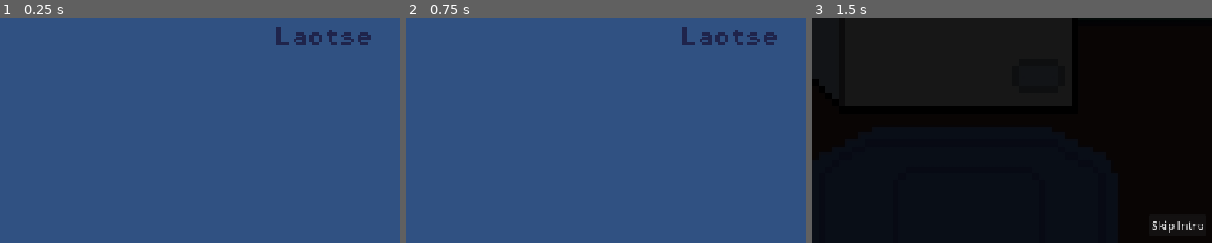
Above: before the commit, frames 1-3 (left to right).
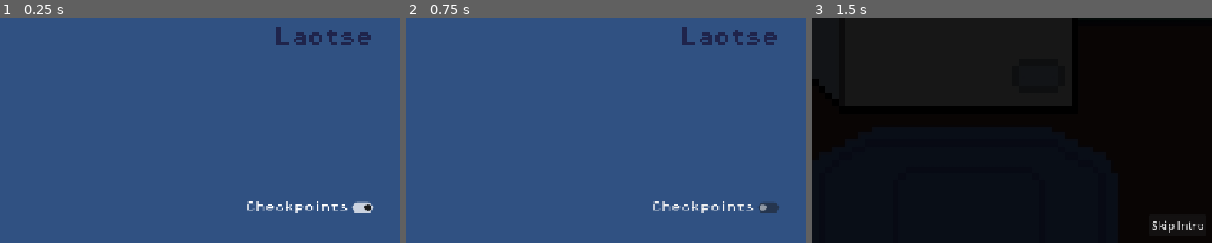
Above: after the commit, the same moments.

Repository: mps2209/slingsock
Game: Godot game, scene res://scenes/start_screen.tscn
Same seed, same stepped clock (60 frames per second), same inputs: the game is played once before the commit and once after it. Sound files missing from this copy of the repository are replaced by a short silence.
Inputs (mouse positions are % of the whole screen's width and height, from its top left):
- Up to frame 1 (0.25 s): no input
- Up to frame 2 (0.75 s): click (89, 92) at 0.5 s, where only the run after the commit has a clickable "Checkpoints"
- Up to frame 3 (1.5 s): click "Start" at 1.25 s
The pictures show only the part of the screen within x 50-100%, y 50-100%; the shares and areas given below are measured in that part.

The runs differ from the first frame. In frame 1, 0.7% of the frame differs, in the area x 61-94%, y 81-87%; in frame 2, 0.7%; in frame 3, nothing differs.

Commit message:
added checkpoints

Diff:
--- /dev/null
+++ b/GameManager.gd
@@ -0,0 +1,13 @@
+extends Node
+
+var spawn:Vector2
+var enableCheckpoints=true
+
+# Called when the node enters the scene tree for the first time.
+func _ready() -> void:
+	pass # Replace with function body.
+
+
+# Called every frame. 'delta' is the elapsed time since the previous frame.
+func _process(delta: float) -> void:
+	pass
--- a/project.godot
+++ b/project.godot
@@ -18,6 +18,10 @@
 run/main_scene="uid://01j64legloym"
 config/features=PackedStringArray("4.6", "Mobile")
 config/icon="res://icon.svg"
+
+[autoload]
+
+GameManager="*uid://cbphjk8h076ap"
 
 [display]
 
--- /dev/null
+++ b/scenes/Checkpoint.gd
@@ -0,0 +1,23 @@
+extends Area2D
+@export var activeColor:Color
+@onready var animation_player: AnimationPlayer = $AnimationPlayer
+var active=false
+# Called when the node enters the scene tree for the first time.
+func _ready() -> void:
+	if !GameManager.enableCheckpoints:
+		visible=false
+	animation_player.play("idle") # Replace with function body.
+
+
+# Called every frame. 'delta' is the elapsed time since the previous frame.
+func _process(delta: float) -> void:
+	pass
+
+
+func _on_body_entered(body: Node2D) -> void:
+	if body is Player and GameManager.enableCheckpoints:
+		GameManager.spawn=position
+		modulate=activeColor
+		active=true
+		animation_player.stop()
+		pass # Replace with function body.
--- a/scenes/Level1.tscn
+++ b/scenes/Level1.tscn
@@ -11,6 +11,7 @@
 [ext_resource type="Texture2D" uid="uid://dxc1ufg08ktbv" path="res://assets/Sock Burger Menu Pressed.png" id="8_av1gt"]
 [ext_resource type="Texture2D" uid="uid://cy2vku5ue0yx" path="res://assets/Sock Burger Menu Hover.png" id="9_r7dij"]
 [ext_resource type="FontFile" uid="uid://dyorkfbk7hvmp" path="res://assets/fonts/PixelOperator8.ttf" id="11_4dyl1"]
+[ext_resource type="PackedScene" uid="uid://dbcewi4vrgs3n" path="res://scenes/checkpoint.tscn" id="12_jxjwb"]
 
 [sub_resource type="Animation" id="Animation_ya4ey"]
 length = 0.001
@@ -128,6 +129,12 @@
 text = "Click and drag to draw back the Slingsock.
 Release to fire."
 
+[node name="Checkpoint" parent="." unique_id=1448661987 instance=ExtResource("12_jxjwb")]
+position = Vector2(-807, -94)
+
+[node name="CollisionPolygon2D" type="CollisionPolygon2D" parent="Checkpoint" unique_id=571788765]
+polygon = PackedVector2Array(-101, 116, 262, 114, 263, -246, -106, -247)
+
 [connection signal="player_exited" from="Exit" to="Camera2D/Sockcess" method="_on_exit_player_exited"]
 [connection signal="animation_done" from="Camera2D/Sockcess" to="." method="_on_sockcess_animation_done"]
 [connection signal="pressed" from="CanvasLayer/BurgerMenu/TextureButton" to="CanvasLayer/Node/Menu" method="_on_texture_button_pressed"]
--- a/scenes/Level2.tscn
+++ b/scenes/Level2.tscn
@@ -16,6 +16,7 @@
 [ext_resource type="PackedScene" uid="uid://xyrlxsupyms1" path="res://scenes/exit.tscn" id="13_khw7m"]
 [ext_resource type="Texture2D" uid="uid://cu8oc80bya5v7" path="res://assets/danger.png" id="15_cd1f0"]
 [ext_resource type="Texture2D" uid="uid://b2fvpbkonsxgi" path="res://assets/wrong way.png" id="16_k83s3"]
+[ext_resource type="PackedScene" uid="uid://dbcewi4vrgs3n" path="res://scenes/checkpoint.tscn" id="17_2jdof"]
 
 [sub_resource type="Animation" id="Animation_ya4ey"]
 length = 0.001
@@ -97,6 +98,12 @@
 [sub_resource type="RectangleShape2D" id="RectangleShape2D_3aekd"]
 size = Vector2(2727.5, 13)
 
+[sub_resource type="RectangleShape2D" id="RectangleShape2D_epefj"]
+size = Vector2(86.30615, 945.0082)
+
+[sub_resource type="RectangleShape2D" id="RectangleShape2D_24quv"]
+size = Vector2(134, 890)
+
 [node name="Level2" type="Node2D" unique_id=1038294997]
 script = ExtResource("1_qwp14")
 
@@ -275,7 +282,7 @@
 texture = ExtResource("2_wd6ad")
 
 [node name="Arrow4" type="Sprite2D" parent="Signs" unique_id=383507248]
-position = Vector2(6234, -299)
+position = Vector2(7163, -279)
 rotation = 1.5707964
 scale = Vector2(4, 4)
 texture = ExtResource("2_wd6ad")
@@ -304,7 +311,7 @@
 texture = ExtResource("2_wd6ad")
 
 [node name="Arrow10" type="Sprite2D" parent="Signs" unique_id=444425852]
-position = Vector2(11382, 40)
+position = Vector2(11581, 15)
 scale = Vector2(4, 3.9452758)
 texture = ExtResource("2_wd6ad")
 
@@ -346,7 +353,7 @@
 texture = ExtResource("16_k83s3")
 
 [node name="Wrong way4" type="Sprite2D" parent="Signs" unique_id=1494786112]
-position = Vector2(9834, -1361)
+position = Vector2(9607, -1534)
 scale = Vector2(3, 3)
 texture = ExtResource("16_k83s3")
 
@@ -361,13 +368,37 @@
 texture = ExtResource("15_cd1f0")
 
 [node name="RichTextLabel3" type="RichTextLabel" parent="." unique_id=1208014907]
-offset_left = 11103.0
-offset_top = -1629.0
-offset_right = 11532.0
-offset_bottom = -1477.0
+offset_left = 10823.0
+offset_top = -1672.0
+offset_right = 11252.0
+offset_bottom = -1520.0
 theme_override_fonts/normal_font = ExtResource("9_0jmjk")
 theme_override_font_sizes/normal_font_size = 35
 text = "I smell more fresh water!"
+
+[node name="Waterfall4" parent="." unique_id=468583626 instance=ExtResource("10_v8268")]
+position = Vector2(15108, -3859)
+scale = Vector2(1, 2.5999954)
+
+[node name="Checkpoint" parent="." unique_id=1448661987 instance=ExtResource("17_2jdof")]
+position = Vector2(6229, -294.00003)
+scale = Vector2(1.0221976, 0.9343835)
+
+[node name="CollisionShape2D" type="CollisionShape2D" parent="Checkpoint" unique_id=1246737491]
+position = Vector2(-1.9580078, -285.21478)
+shape = SubResource("RectangleShape2D_epefj")
+
+[node name="Checkpoint2" parent="." unique_id=1961608266 instance=ExtResource("17_2jdof")]
+position = Vector2(11144, 186)
+
+[node name="CollisionShape2D" type="CollisionShape2D" parent="Checkpoint2" unique_id=1309532132]
+position = Vector2(-1, -261)
+shape = SubResource("RectangleShape2D_24quv")
+
+[node name="Arrow10" type="Sprite2D" parent="." unique_id=1615935350]
+position = Vector2(11596, -1840)
+scale = Vector2(4, 3.9452758)
+texture = ExtResource("2_wd6ad")
 
 [connection signal="animation_done" from="Camera2D/Sockcess" to="." method="_on_sockcess_animation_done"]
 [connection signal="pressed" from="CanvasLayer/BurgerMenu/TextureButton" to="CanvasLayer/Node/Menu" method="_on_texture_button_pressed"]
--- a/scenes/Sewers.tscn
+++ b/scenes/Sewers.tscn
@@ -207,4 +207,4 @@
 [node name="TileMap" type="TileMap" parent="." unique_id=1678945660]
 tile_set = SubResource("TileSet_asi28")
 format = 2
-layer_0/tile_data = PackedInt32Array(-1, 0, 0, -65536, 0, 0, …(19897 unchanged characters)…  -917448, 0, 0, -851912, 0, 0, -786376, 0, 0, -720840, 0, 0, -917447, 0, 0, -851911, 0, 0, -786375, 0, 0, -720839, 0, 0, -917446, 0, 0, -851910, 0, 0, -786374, 0, 0, -720838, 2621440, 0, -917445, 1703936, 0, -851909, 17039 …(39236 unchanged characters)…
+layer_0/tile_data = PackedInt32Array(-1, 0, 0, -65536, 0, 0, …(19897 unchanged characters)…  -917448, 0, 0, -851912, 0, 0, -786376, 2621440, 0, -720840, 0, 0, -917447, 0, 0, -851911, 0, 0, -786375, 2031616, 0, -720839, 1900544, 0, -917446, 0, 0, -851910, 0, 0, -786374, 0, 0, -720838, 2097152, 0, -917445, 1703936, 0, -851909, 17039 …(39236 unchanged characters)…
--- /dev/null
+++ b/scenes/checkpoint.tscn
@@ -0,0 +1,56 @@
+[gd_scene format=3 uid="uid://dbcewi4vrgs3n"]
+
+[ext_resource type="Script" uid="uid://dg4n31vxods5e" path="res://scenes/Checkpoint.gd" id="1_yyywg"]
+[ext_resource type="Texture2D" uid="uid://d1p544x6xhdjs" path="res://assets/save.png" id="2_ywqth"]
+
+[sub_resource type="Animation" id="Animation_vsimk"]
+length = 0.001
+tracks/0/type = "value"
+tracks/0/imported = false
+tracks/0/enabled = true
+tracks/0/path = NodePath("Sprite2D:position")
+tracks/0/interp = 1
+tracks/0/loop_wrap = true
+tracks/0/keys = {
+"times": PackedFloat32Array(0),
+"transitions": PackedFloat32Array(1),
+"update": 0,
+"values": [Vector2(0, 0)]
+}
+
+[sub_resource type="Animation" id="Animation_ywqth"]
+resource_name = "idle"
+length = 2.0
+loop_mode = 1
+tracks/0/type = "value"
+tracks/0/imported = false
+tracks/0/enabled = true
+tracks/0/path = NodePath("Sprite2D:position")
+tracks/0/interp = 1
+tracks/0/loop_wrap = true
+tracks/0/keys = {
+"times": PackedFloat32Array(0.033333335, 0.5, 0.91666675, 1.0333334, 1.1333333, 1.2333335, 1.3000001),
+"transitions": PackedFloat32Array(0.13397174, 1.9318804, 1.0000036, 1, 1, 1, 1),
+"update": 0,
+"values": [Vector2(0, 0), Vector2(0, -32), Vector2(0, 0), Vector2(0, -12), Vector2(0, 0), Vector2(0, -2), Vector2(0, 0)]
+}
+
+[sub_resource type="AnimationLibrary" id="AnimationLibrary_vsimk"]
+_data = {
+&"RESET": SubResource("Animation_vsimk"),
+&"idle": SubResource("Animation_ywqth")
+}
+
+[node name="Checkpoint" type="Area2D" unique_id=1448661987]
+script = ExtResource("1_yyywg")
+activeColor = Color(0, 0.64369816, 3.85046e-07, 1)
+
+[node name="Sprite2D" type="Sprite2D" parent="." unique_id=1321870409]
+scale = Vector2(3, 3)
+texture = ExtResource("2_ywqth")
+
+[node name="AnimationPlayer" type="AnimationPlayer" parent="." unique_id=841605065]
+libraries/ = SubResource("AnimationLibrary_vsimk")
+
+[connection signal="body_entered" from="." to="." method="_on_body_entered"]
+[connection signal="animation_finished" from="AnimationPlayer" to="." method="_on_animation_player_animation_finished"]
--- a/scenes/level_2.gd
+++ b/scenes/level_2.gd
@@ -20,7 +20,7 @@
 	player.level="level2"
 	add_child(player)
 	player.position=spawn.position
-	player.spawn=spawn.position
+	GameManager.spawn=spawn.position
 	camera_2d.follow_target=player
 	camera_2d.enable_follow=true
 	player.died.connect(you_died.on_player_died)
--- a/scenes/main.gd
+++ b/scenes/main.gd
@@ -19,7 +19,7 @@
 	add_child(instance)
 	player=instance
 	instance.position=spawn.position
-	player.spawn=spawn.position
+	GameManager.spawn=spawn.position
 	camera_2d.follow_target=player
 	camera_2d.enable_follow=true
 	player.died.connect(you_died.on_player_died)
--- a/scenes/player.gd
+++ b/scenes/player.gd
@@ -36,10 +36,8 @@
 var released := false      # tracks whether user has released during this drag
 
 signal died
-var spawn: Vector2 = Vector2.ZERO
 var level = "level1"
 func _ready() -> void:
-	spawn = global_position
 	input_pickable = true
 	match level:
 		"level1":
@@ -157,7 +155,7 @@
 func on_you_died_you_died_played() -> void:
 	is_dead = false
 	is_moving = false
-	position = spawn
+	position = GameManager.spawn
 	gravity_scale=1
 	linear_velocity = Vector2.ZERO
 	angular_velocity = 0.0
--- a/scenes/start_screen.gd
+++ b/scenes/start_screen.gd
@@ -16,3 +16,7 @@
 
 func _on_exit_pressed() -> void:
 	get_tree().quit()
+
+
+func _on_check_button_toggled(toggled_on: bool) -> void:
+	GameManager.enableCheckpoints=toggled_on
--- a/scenes/start_screen.tscn
+++ b/scenes/start_screen.tscn
@@ -3,6 +3,7 @@
 [ext_resource type="Script" uid="uid://bv6c03akxvqkq" path="res://scenes/start_screen.gd" id="1_tx5wa"]
 [ext_resource type="FontFile" uid="uid://ei2hw6wguu0h" path="res://assets/fonts/PixelOperator8-Bold.ttf" id="2_he1sj"]
 [ext_resource type="Texture2D" uid="uid://br06uxgljke0x" path="res://Screens/Start.png" id="2_o7i0r"]
+[ext_resource type="FontFile" uid="uid://dyorkfbk7hvmp" path="res://assets/fonts/PixelOperator8.ttf" id="3_r2jwc"]
 
 [sub_resource type="Gradient" id="Gradient_he1sj"]
 colors = PackedColorArray(0.1882353, 0.31764707, 0.50980395, 1, 0.1882353, 0.31764707, 0.50980395, 1)
@@ -31,6 +32,15 @@
 theme_override_fonts/font = ExtResource("2_he1sj")
 text = "Exit"
 
+[node name="CheckButton" type="CheckButton" parent="Button Manager" unique_id=1559647864]
+offset_left = 924.0
+offset_top = 585.0
+offset_right = 1120.0
+offset_bottom = 609.0
+theme_override_fonts/font = ExtResource("3_r2jwc")
+button_pressed = true
+text = "Checkpoints"
+
 [node name="Sprite2D2" type="Sprite2D" parent="." unique_id=1466148222]
 position = Vector2(491.00003, 378.00003)
 scale = Vector2(69.02344, 69.02344)
@@ -42,3 +52,4 @@
 
 [connection signal="pressed" from="Button Manager/Start" to="." method="_on_start_pressed"]
 [connection signal="pressed" from="Button Manager/Exit" to="." method="_on_exit_pressed"]
+[connection signal="toggled" from="Button Manager/CheckButton" to="." method="_on_check_button_toggled"]
Not shown, added: GameManager.gd.uid
Binary file added: assets/save.png
Not shown, added: assets/save.png.import
Not shown, changed: export_presets.cfg
Not shown, added: scenes/Checkpoint.gd.uid
